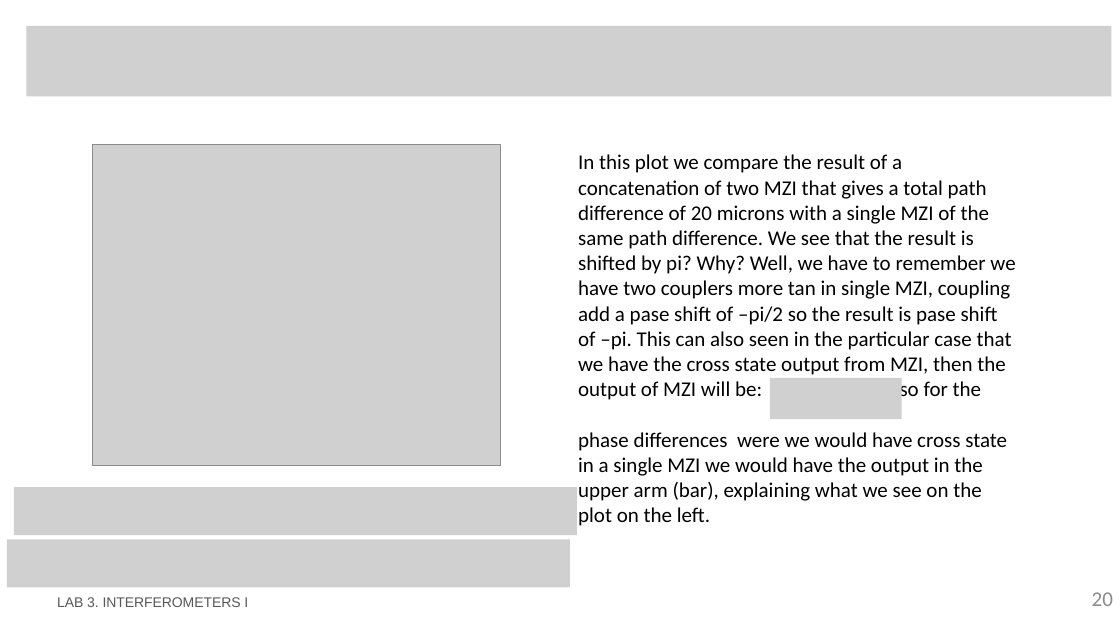
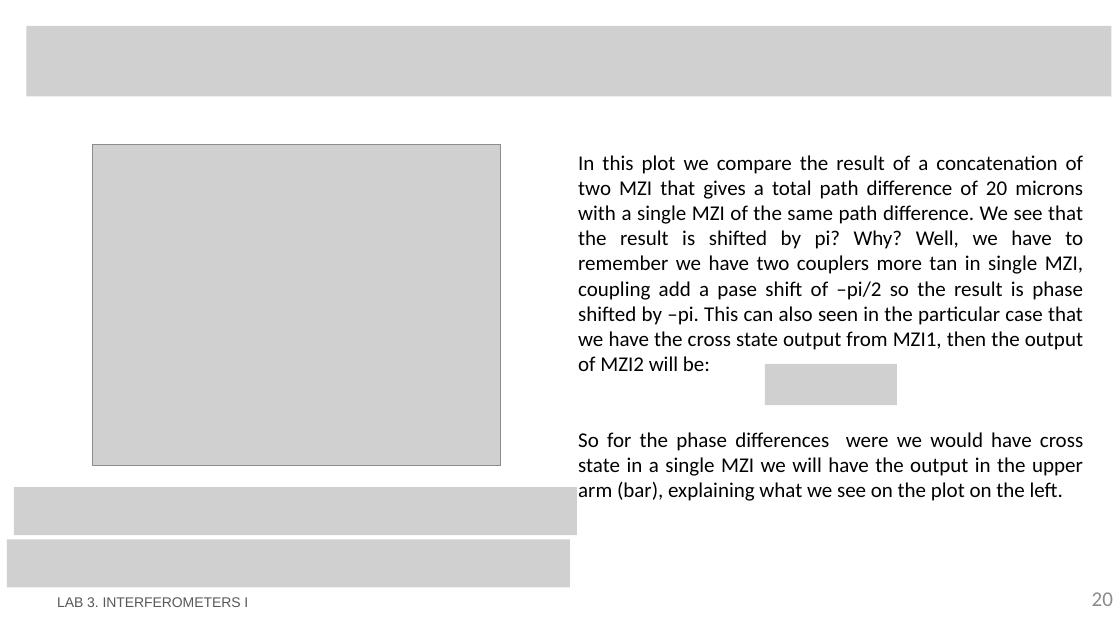
Before and after one commit to DBAEASE/pic-upv-lab3, a slide deck: slide 20 of LabBook_3.pptx. Drawn at 1120x630 pixels with LibreOffice and Linux fonts; fonts in the diff are those of the drawing; grey boxes stand for pictures; background and template pictures are left out. Boxes give left, top, right and bottom in pixels: in the first picture for what was removed or moved away, otherwise in the second. Text is boxed around its words. In the diff, an @@ line names an element or a change of style, - is before the commit and + after.

```diff
--- a/LabBook_3.pptx
+++ b/LabBook_3.pptx
@@ text at (578, 155, 1083, 501): text changed @@
-In this plot we compare the result of a concatenation of two MZI that gives a total path difference of 20 microns with a single MZI of the same path difference. We see that the result is shifted by pi? Why? Well, we have to remember we have two couplers more tan in single MZI, coupling add a pase shift of –pi/2 so the result is pase shift of –pi. This can also seen in the particular case that we have the cross state output from MZI, then the output of MZI will be: so for the
-phase differences were we would have cross state in a single MZI we would have the output in the upper arm (bar), explaining what we see on the plot on the left.
+In this plot we compare the result of a concatenation of two MZI that gives a total path difference of 20 microns with a single MZI of the same path difference. We see that the result is shifted by pi? Why? Well, we have to remember we have two couplers more tan in single MZI, coupling add a pase shift of –pi/2 so the result is phase shifted by –pi. This can also seen in the particular case that we have the cross state output from MZI1, then the output of MZI2 will be:
+So for the phase differences were we would have cross state in a single MZI we will have the output in the upper arm (bar), explaining what we see on the plot on the left.
@@ picture: place and size @@
-picture at (770, 378, 902, 419)
+picture at (765, 364, 897, 405)
```
Also in this commit, not shown: 12 other slides changed, 1 slide added, 1 other file.
